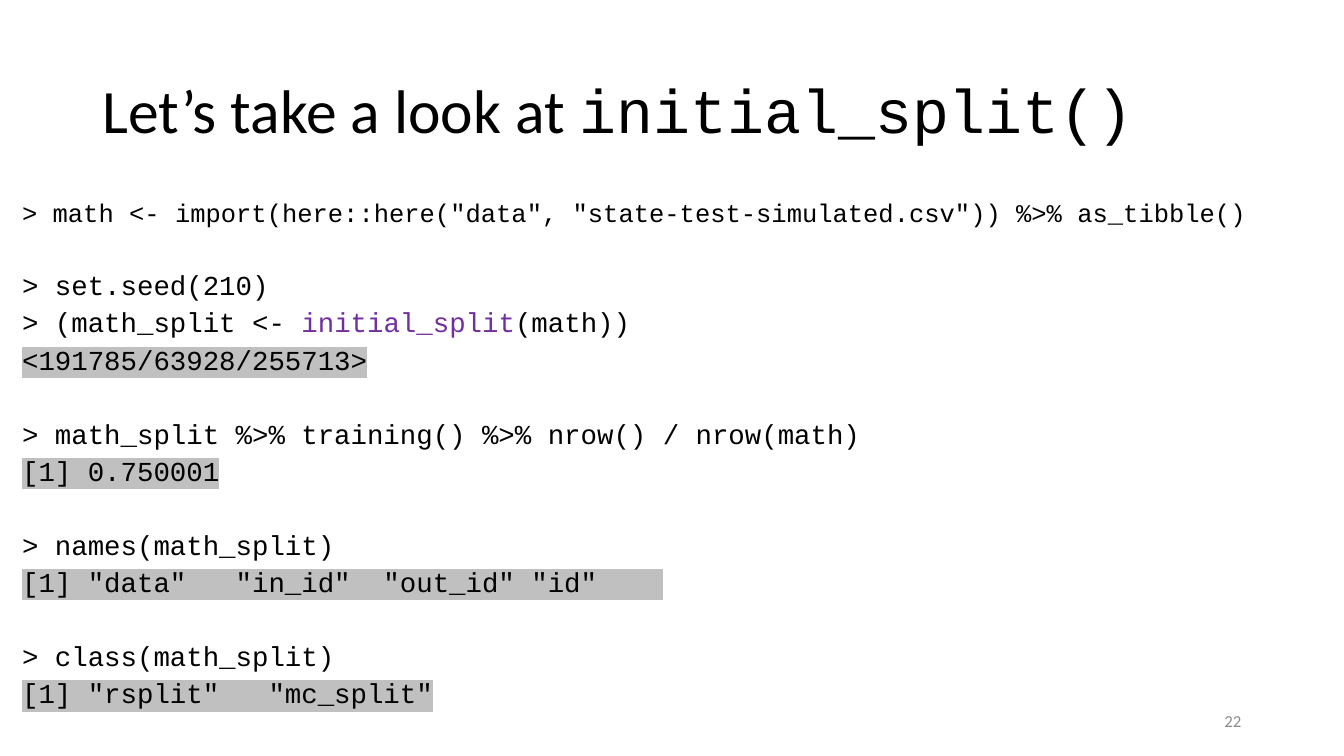
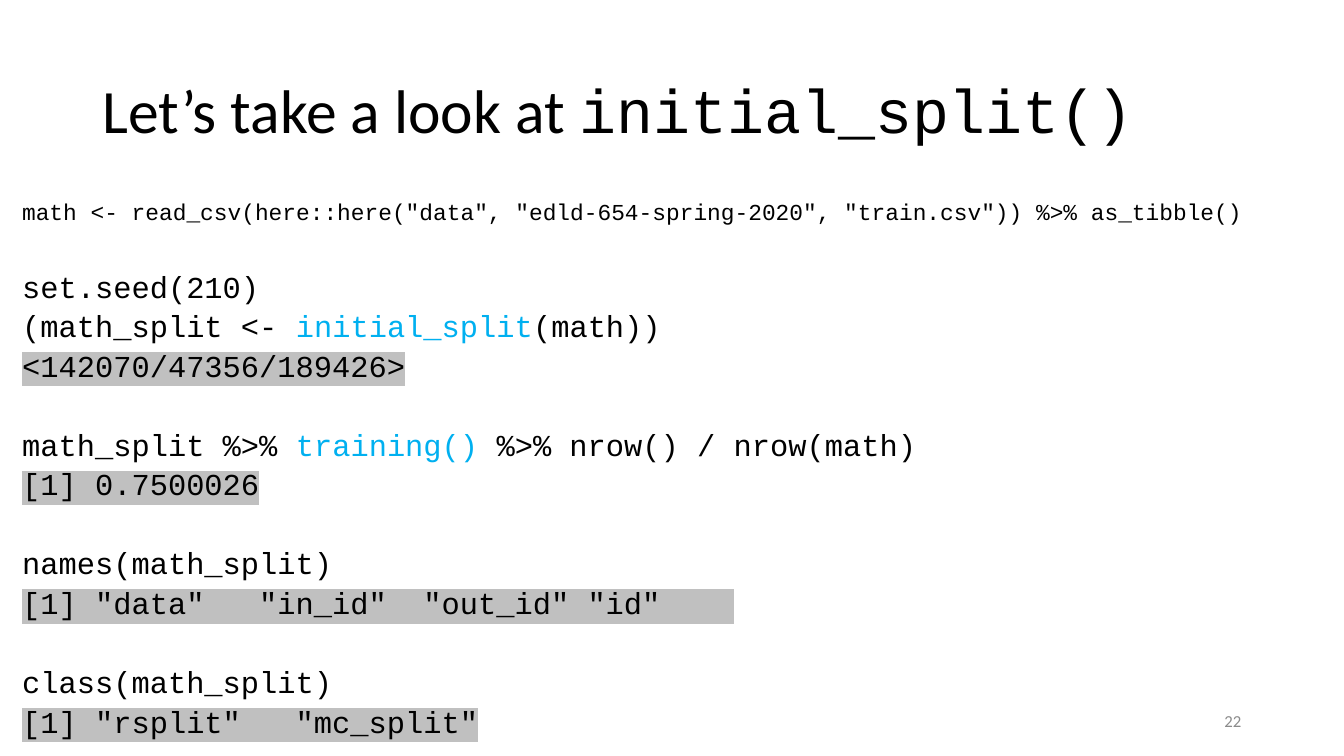
Before and after one commit to karlenaochoa/c4-ml-2020, a slide deck: slide 22 of slides/w2p1-bias-variance-resampling/w2p1.pptx. Drawn at 1344x756 pixels with LibreOffice and Linux fonts; fonts in the diff are those of the drawing. Boxes give left, top, right and bottom in pixels: in the first picture for what was removed or moved away, otherwise in the second. Text is boxed around its words. In the diff, an @@ line names an element or a change of style, - is before the commit and + after.

```diff
--- a/slides/w2p1-bias-variance-resampling/w2p1.pptx
+++ b/slides/w2p1-bias-variance-resampling/w2p1.pptx
@@ text at (x1=22, y1=203, x2=1242, y2=581): text changed; size 19.6 to 21.7 pt @@
-> math <- import(here::here("data", "state-test-simulated.csv")) %>% as_tibble()
-> set.seed(210)
-> (math_split <- initial_split(math))
-<191785/63928/255713>
-> math_split %>% training() %>% nrow() / nrow(math)
-[1] 0.750001
-> names(math_split)
+math <- read_csv(here::here("data", "edld-654-spring-2020", "train.csv")) %>% as_tibble()
+set.seed(210)
+(math_split <- initial_split(math))
+<142070/47356/189426>
+math_split %>% training() %>% nrow() / nrow(math)
+[1] 0.7500026
+names(math_split)
@@ text at (x1=22, y1=592, x2=661, y2=740): size 19.6 to 21.7 pt in "[1] "data" "in_id" "out_id" "id"", "[1] "rsplit" "mc_split"" @@
@@ text at (x1=22, y1=671, x2=332, y2=700): text changed; size 19.6 to 21.7 pt @@
-> class(math_split)
+class(math_split)
```
Also in this commit, not shown: 26 other slides changed, 1 slide added, 3 slides removed.
